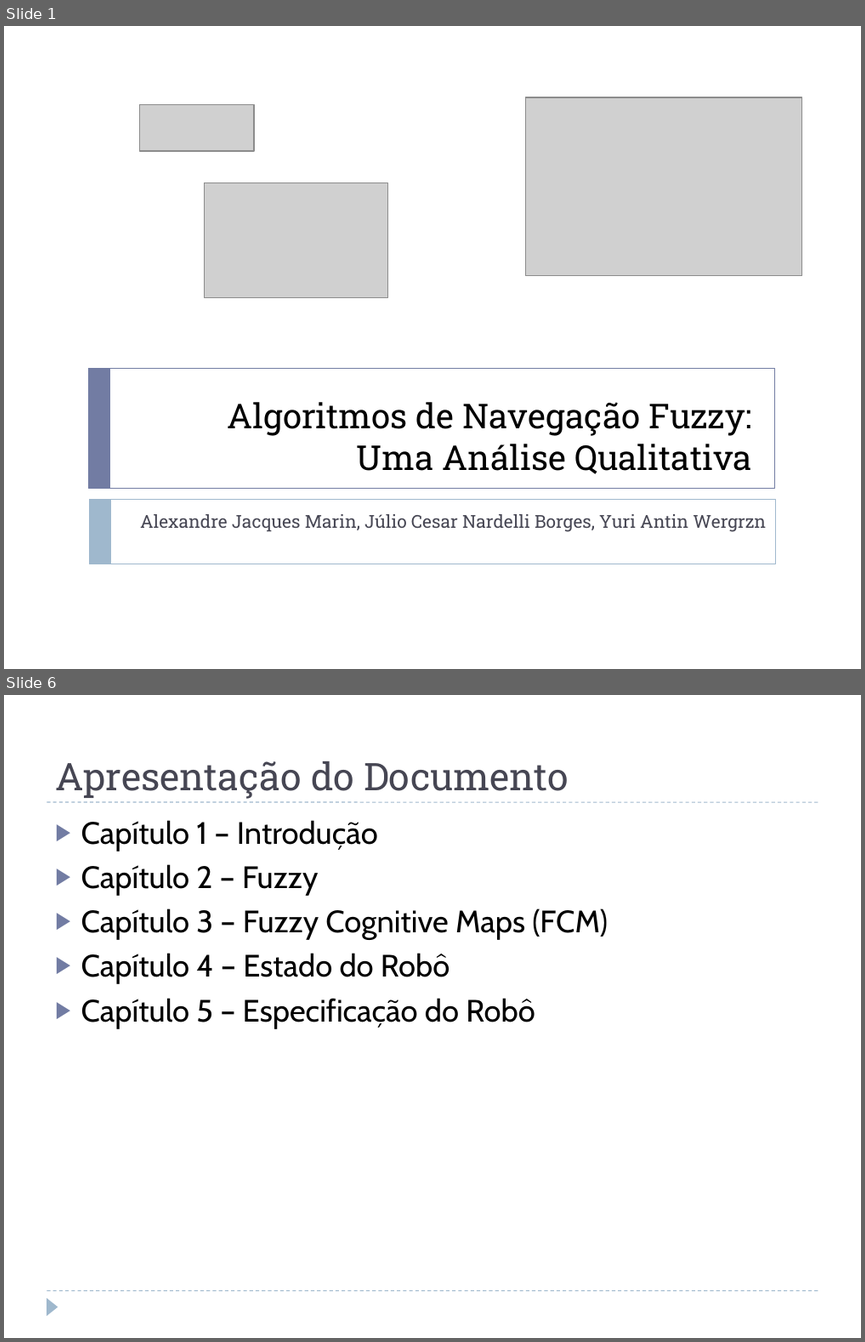
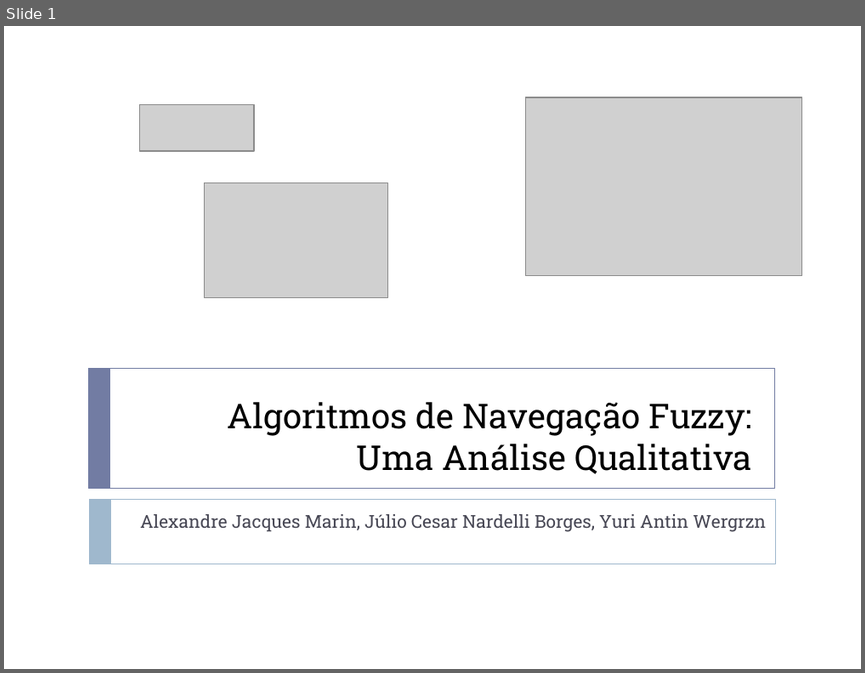
Before and after one commit to jcnborges/TCC, a slide deck: qualificacao.pptx. Shown one above the other, each under a label of ours: slides 1 and 6 before the commit, slide 1 after it; the slides between them are not shown. The pictures are 865x1342 and 865x673 pixels, drawn with LibreOffice and Linux fonts; fonts in the diff are those of the drawing; grey boxes stand for pictures. Boxes give left, top, right and bottom in pixels: in the first picture for what was removed or moved away, otherwise in the second. Text is boxed around its words. In the diff, an @@ line names an element or a change of style, - is before the commit and + after.

```diff
--- a/qualificacao.pptx
+++ b/qualificacao.pptx
@@ slide 6 removed at box(4, 695, 861, 1338), background #FFFFFF @@
@@ title removed at box(55, 761, 568, 799) @@
-Apresentação do Documento
@@ line removed from (46, 802) to (818, 802) @@
@@ text removed at box(81, 820, 608, 1028) @@
-▶ Capítulo 1 – Introdução
-▶ Capítulo 2 – Fuzzy
-▶ Capítulo 3 – Fuzzy Cognitive Maps (FCM)
-▶ Capítulo 4 – Estado do Robô
-▶ Capítulo 5 – Especificação do Robô
@@ line removed from (46, 1291) to (818, 1291) @@
@@ triangle removed at box(46, 1298, 58, 1315) @@
```
Also in this commit, not shown: 1 slide changed, 1 slide added, 22 other slides removed.
